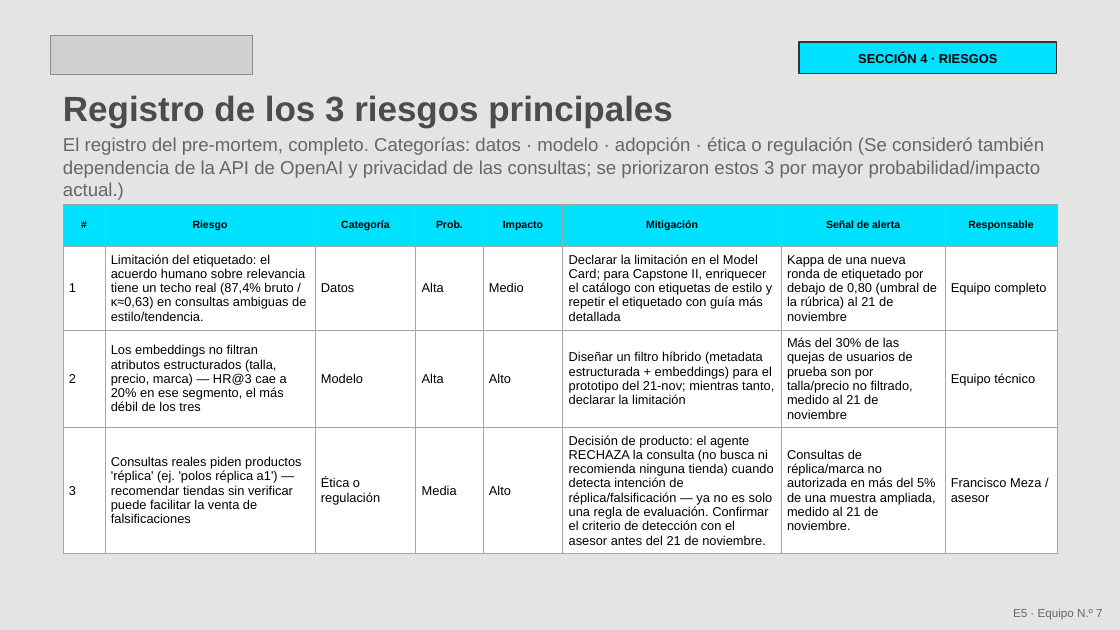
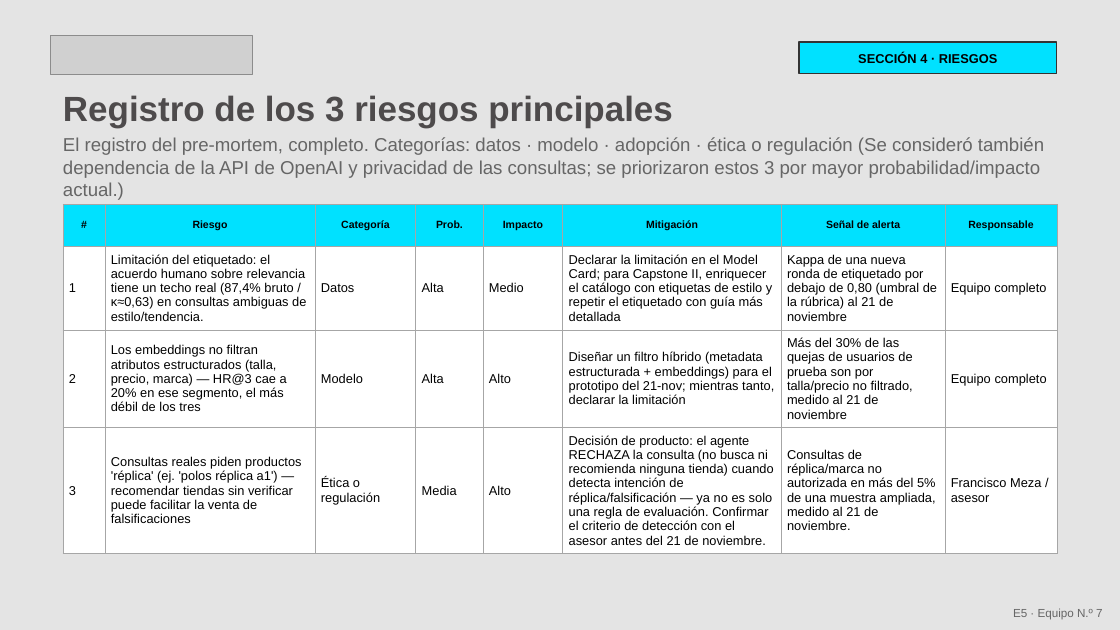
Before and after one commit to chris2009/portal-gamarrino-AI, a slide deck: slide 9 of E5_Equipo7_Portal_Gamarrino.pptx. Drawn at 1120x630 pixels with LibreOffice and Linux fonts; fonts in the diff are those of the drawing; grey boxes stand for pictures. Boxes give left, top, right and bottom in pixels: in the first picture for what was removed or moved away, otherwise in the second. Text is boxed around its words. In the diff, an @@ line names an element or a change of style, - is before the commit and + after.

Commit message:
Ajustes menores: ejemplo de Halloween en el chat, responsable del riesgo 2
Cambia el placeholder de busqueda en app.py a un ejemplo de disfraz, y
actualiza el responsable del riesgo 2 (talla/precio) de "Equipo tecnico"
a "Equipo completo" en el registro de riesgos de E5.

```diff
--- a/E5_Equipo7_Portal_Gamarrino.pptx
+++ b/E5_Equipo7_Portal_Gamarrino.pptx
@@ table at bbox=[63, 204, 1057, 559] @@
-row 3, column 8: Equipo técnico
+row 3, column 8: Equipo completo
```
Also in this commit, not shown: 3 other slides changed, 2 other files.
